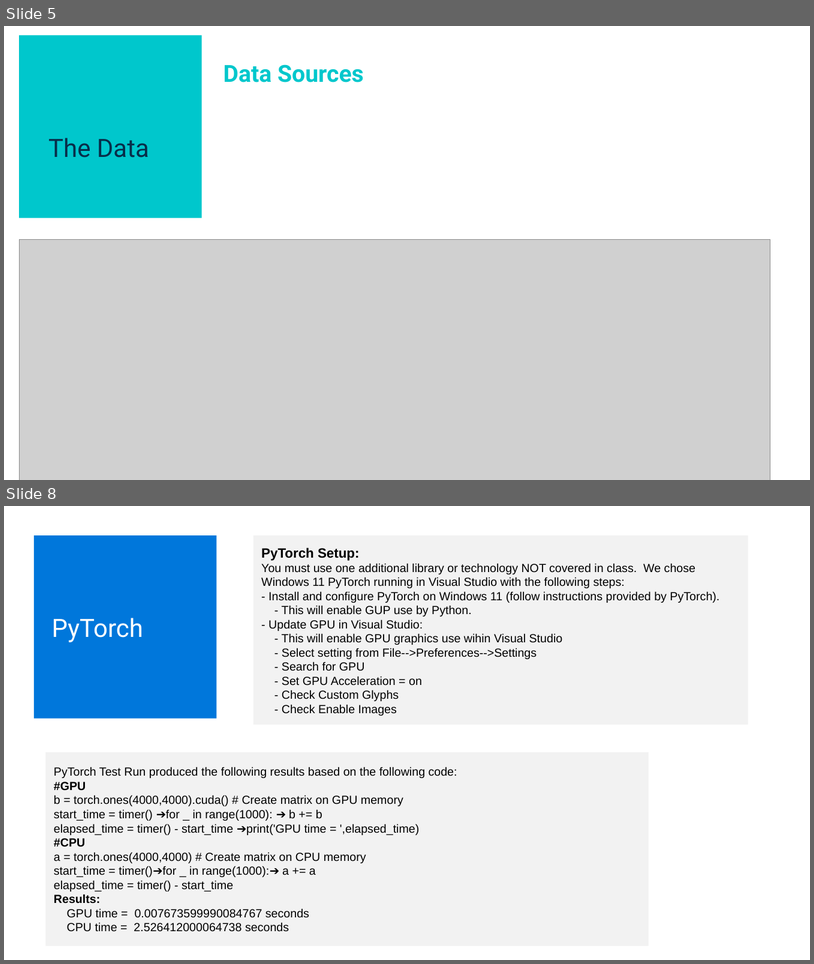
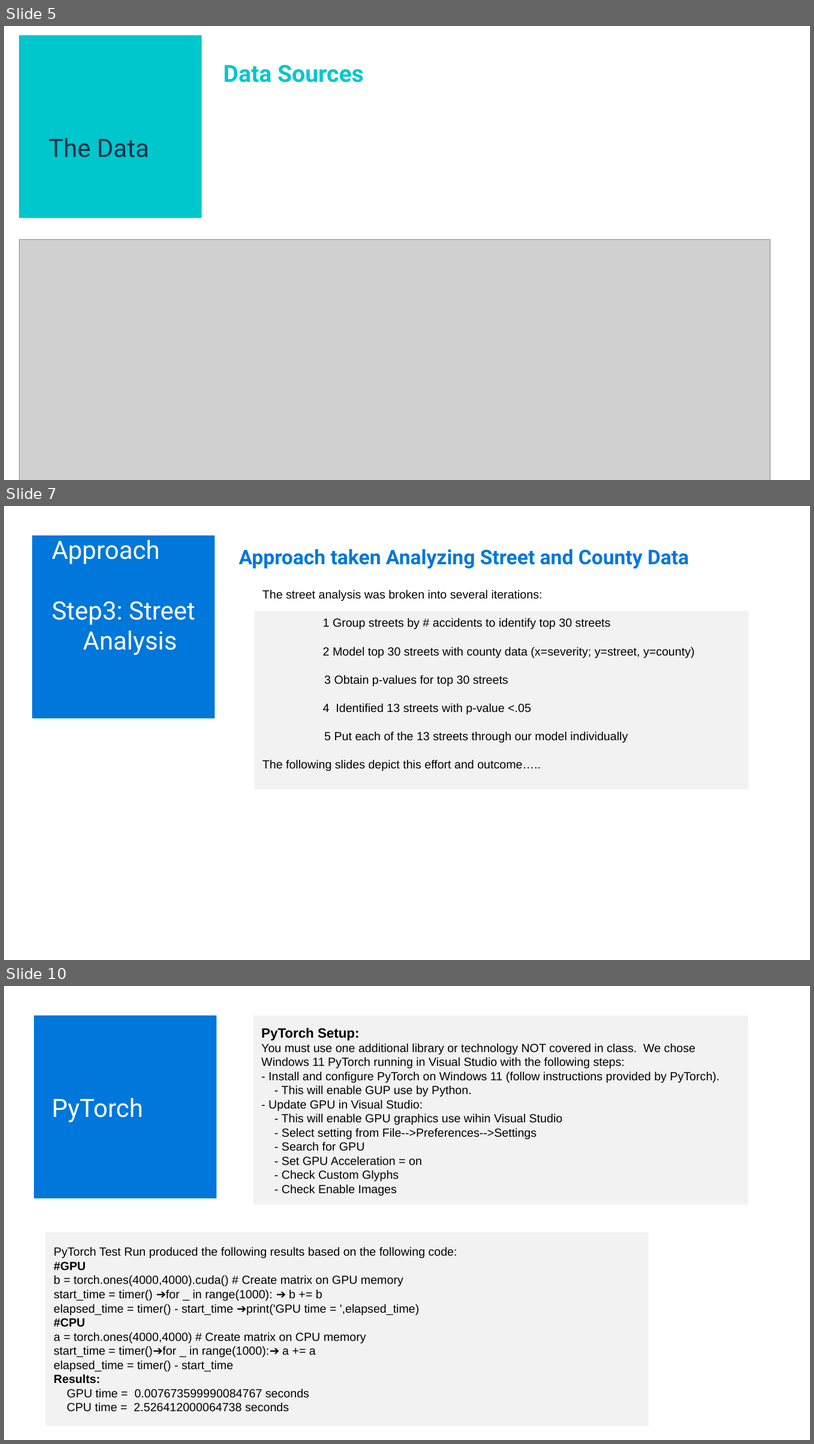
Before and after one commit to tbrown14611/Project_3_Final, a slide deck: Team_6_AI_Bootcamp_Project_3_Final.pptx. Shown one above the other, each under a label of ours: slides 5 and 8 before the commit, slides 5, 7 and 10 after it; the slides between them are not shown. The pictures are 814x964 and 814x1444 pixels, drawn with LibreOffice and Linux fonts; fonts in the diff are those of the drawing; grey boxes stand for pictures. Boxes give left, top, right and bottom in pixels: in the first picture for what was removed or moved away, otherwise in the second. Text is boxed around its words. In the diff, an @@ line names an element or a change of style, - is before the commit and + after.

```diff
--- a/Team_6_AI_Bootcamp_Project_3_Final.pptx
+++ b/Team_6_AI_Bootcamp_Project_3_Final.pptx
@@ slide 7 added at [4,506,810,960], background #FFFFFF @@
@@ rectangle added at [32,535,215,718], fill #0077DB @@
@@ text added at [52,540,195,655], 30 pt, text #FFFFFF @@
+Approach
+Step3: Street
+Analysis
@@ text added at [239,549,689,568], 24 pt, text #0077DB, bold @@
+Approach taken Analyzing Street and County Data
@@ rectangle added at [254,611,749,789], fill #F2F2F2, 14 pt, text #000000 @@
+The street analysis was broken into several iterations:
+1 Group streets by # accidents to identify top 30 streets
+2 Model top 30 streets with county data (x=severity; y=street, y=county)
+3 Obtain p-values for top 30 streets
+4 Identified 13 streets with p-value <.05
+5 Put each of the 13 streets through our model individually
+The following slides depict this effort and outcome…..
@@ what was slide 8 is now slide 10 @@
```
Also in this commit, not shown: 2 slides changed, 2 other slides added, 1 slide removed, 2 other files.
